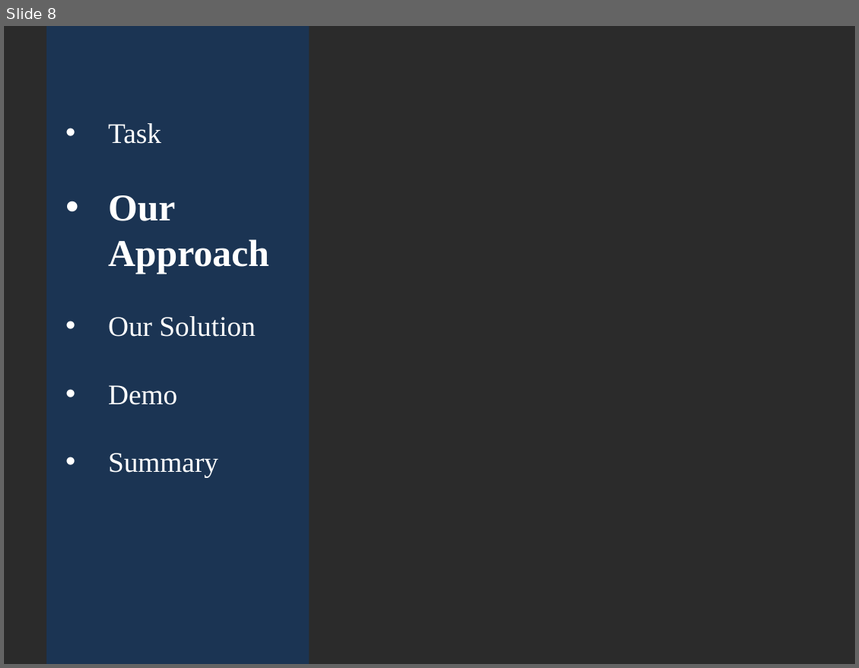
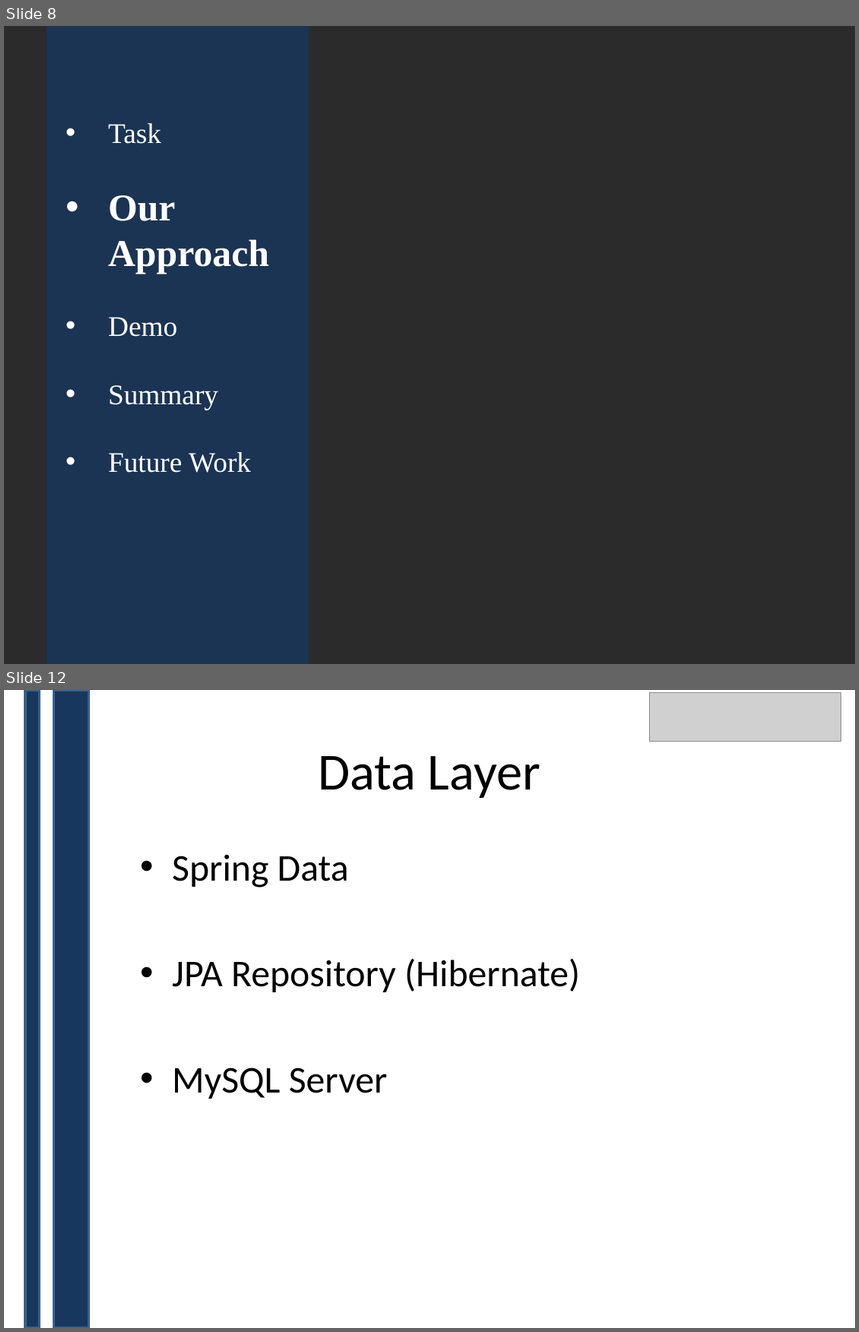
Before and after one commit to CCMV2/GymApplication, a slide deck: documentation/Documents/NTT-Gym.pptx. Shown one above the other, each under a label of ours: slide 8 before the commit, slides 8 and 12 after it; the slides between them are not shown. The pictures are 859x668 and 859x1332 pixels, drawn with LibreOffice and Linux fonts; fonts in the diff are those of the drawing; grey boxes stand for pictures; background and template pictures are left out; a plain dark background stands for a picture behind light text. Boxes give left, top, right and bottom in pixels: in the first picture for what was removed or moved away, otherwise in the second. Text is boxed around its words. In the diff, an @@ line names an element or a change of style, - is before the commit and + after.

```diff
--- a/documentation/Documents/NTT-Gym.pptx
+++ b/documentation/Documents/NTT-Gym.pptx
@@ slide 12 added at [4, 690, 855, 1328], background #FFFFFF @@
@@ rectangle added at [25, 690, 40, 1328], fill #17375E, outline #3A5F8C 2 pt @@
@@ rectangle added at [53, 690, 89, 1328], fill #17375E, outline #3A5F8C 2 pt @@
@@ picture added at [649, 692, 841, 741] @@
@@ title added at [318, 756, 541, 798], 44 pt, text #000000 @@
+Data Layer
@@ text added at [172, 854, 580, 1099], 32 pt, text #000000 @@
+• Spring Data
+• JPA Repository (Hibernate)
+• MySQL Server
@@ slide 8 changed as well @@
@@ text at [108, 316, 255, 337]: paragraph removed @@
-• Our Solution
@@ text at [108, 452, 251, 473]: paragraph added @@
+• Future Work
```
Also in this commit, not shown: 6 other slides changed, 10 other slides added, 11 slides removed.
